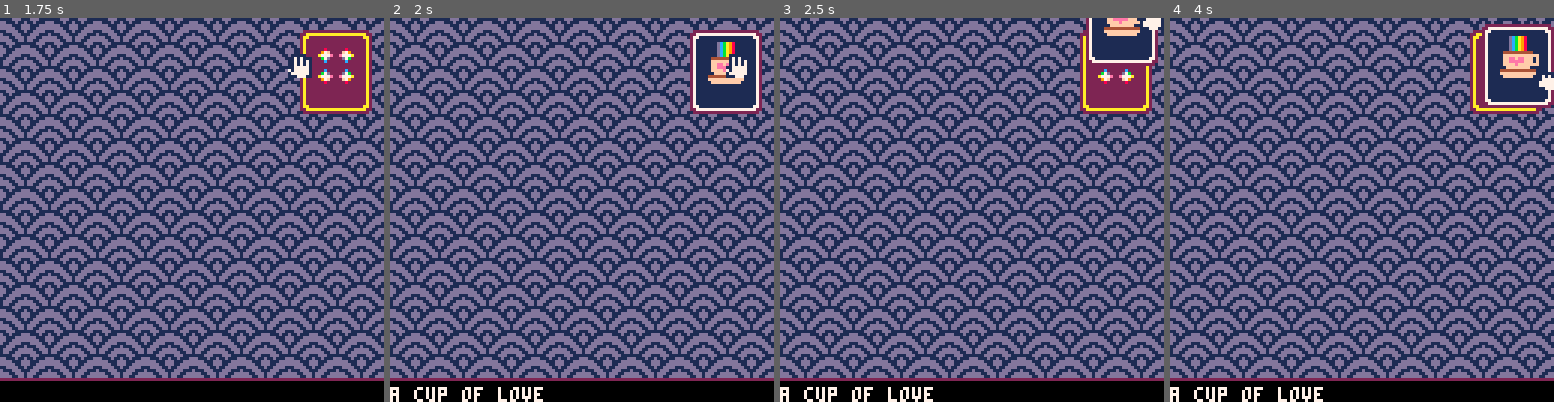
Above: before the commit, frames 1-4 (left to right).
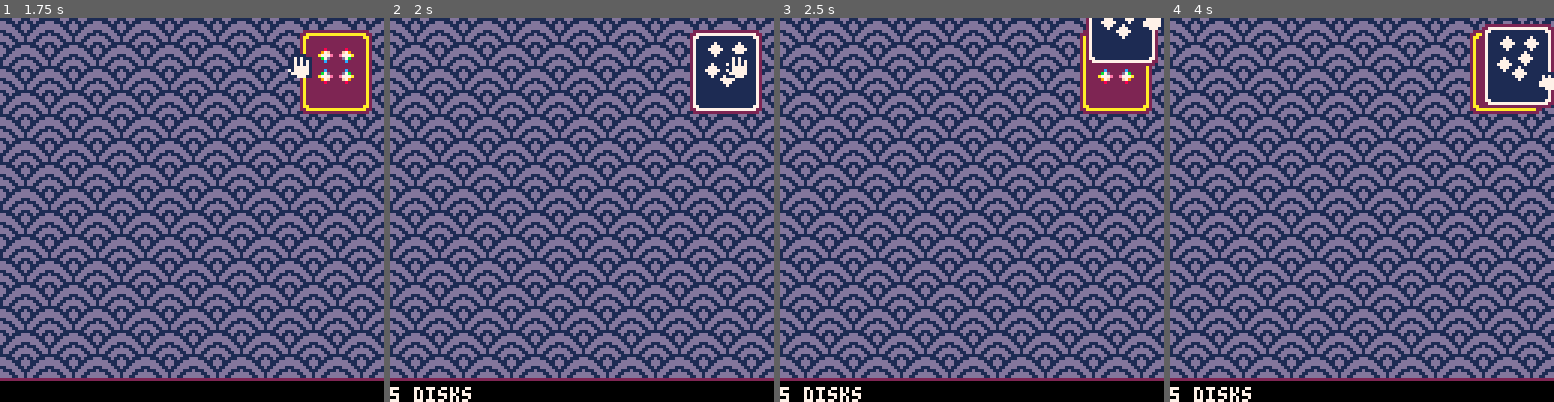
Above: after the commit, the same moments.

Repository: alxgnon/pico-8
Game: PICO-8 cartridge tarot.p8
Same seed, same stepped clock (60 frames per second), same inputs: the game is played once before the commit and once after it.
Inputs:
- Up to frame 1 (1.75 s): tap X (X key) at 0.33, 1.07 s; tap O (Z key) at 0.7, 1.7 s; hold Right from 1.6 s (still down)
- Up to frame 2 (2 s): keep holding Right; tap X (X key) at 1.85 s
- Up to frame 3 (2.5 s): release Right at 2.1 s; tap O (Z key) at 2.1 s; hold Up 2.15-2.42 s; hold Right from 2.47 s (still down)
- Up to frame 4 (4 s): tap O (Z key) every 0.4 s from 2.5 to 3.7 s; tap X (X key) at 2.97 s; release Right at 3.03 s; hold Left 3.08-3.58 s; hold Down 3.63-3.97 s

Frame 1 is identical in both runs. In frame 2, 1.2% of the frame differs, in the area x 0-93%, y 6-100%; in frame 3, 0.9%; in frame 4, 1.5%, in the area x 0-97%, y 4-100%.

Commit message:
tarot: the fool

Diff:
--- a/tarot.p8
+++ b/tarot.p8
@@ -2,6 +2,7 @@
 version 14
 __lua__
 defs={}
+defs[017]="the fool"
 defs[004]="a disk"
 defs[006]="2 disks"
 defs[008]="3 disks"
@@ -174,22 +175,22 @@
 00002277777777777777777777220000111111111111111111777771111111111111777111111111111177711117771111111111117111111177711171111711
 00002771111111111111111117720000111111117111111111177711111111111111171111111111111117111111711111111111177711111117111777111111
 00002711111111111111111111720000111111177711111111117111111111111111111111171111111111111111111111171111777771111111117777711111
-00002711111111111111111111720000111111777771111111111111117111111111111111777111111111111111111111777111177711111111111777111711
-00002711111111111111111111720000111111177711111111111111177711111111711117777711111171111111111117777711117111111171111171117771
-00002711111111111111111111720000111111117111111111111111777771111117771111777111111777111117111111777111711111111777111111177777
-00002711111555555511111111720000111111111111111111111111177711111177777111171111117777711177711111171117771111117777711171117771
-00002711111555555555111111720000111111111111111111111111117111111117771111111111111777111777771111111177777111111777111777111711
-00002711111555111555111111720000111111111111111111111111111111111111711111111111111171111177711111111117771111111171117777711111
-00002711111555111555111111720000111111111111111111111111111111111111111111111111111111111117111111111111711111111111111777111111
-00002711111555111555111111720000111111111111111111111111111111111111111111111111111111111111111111111111111111111111111171111111
-00002711111111111555111111720000333333333333333333333333333333333333333333333333333333333333333333333333333333333333333333333333
-00002711111111155555111111720000300000000000000330000000000000033000000000000003300000000000000330000000000000033000000000000003
-00002711111111155551111111720000300000000000000330000000000000033000000000000003300000000000000330000000000000033000000000000003
-00002711111111155511111111720000300000000000000330000000000000033000000000000003300000000000000330000000000000033000000000000003
-00002711111111155111111111720000300000000000000330000000000000033000000000000003300000000000000330000000000000033000000000000003
-00002711111111111111111111720000300000000000000330000000000000033000000000000003300000000000000330000000000000033000000000000003
-00002711111111155111111111720000300000000000000330000000000000033000000000000003300000000000000330000000000000033000000000000003
-00002711111111155111111111720000300000000000000330000000000000033000000000000003300000000000000330000000000000033000000000000003
+0000271111111aa5b491111111720000111111777771111111111111117111111111111111777111111111111111111111777111177711111111111777111711
+000027111113eedee2e8e11111720000111111177711111111111111177711111111711117777711111171111111111117777711117111111171111171117771
+0000271111e8aee666aaa41111720000111111117111111111111111777771111117771111777111111777111117111111777111711111111777111111177777
+0000271119e756644b7e799111720000111111111111111111111111177711111177777111171111117777711177711111171117771111117777711171117771
+000027111ccca1111118993111720000111111111111111111111111117111111117771111111111111777111777771111111177777111111777111777111711
+00002711ddbb11777711f96311720000111111111111111111111111111111111111711111111111111171111177711111111117771111111171117777711111
+0000271199dd11111711bd8c11720000111111111111111111111111111111111111111111111111111111111117111111111111711111111111111777111111
+0000271199a811177711284c11720000111111111111111111111111111111111111111111111111111111111111111111111111111111111111111171111111
+000027119c8e1117111144c311720000333333333333333333333333333333333333333333333333333333333333333333333333333333333333333333333333
+00002711ee7e1111111193c311720000300000000000000330000000000000033000000000000003300000000000000330000000000000033000000000000003
+00002711443411171111564411720000300000000000000330000000000000033000000000000003300000000000000330000000000000033000000000000003
+000027111444c1111112664111720000300000000000000330000000000000033000000000000003300000000000000330000000000000033000000000000003
+000027111aad47688332fd9111720000300000000000000330000000000000033000000000000003300000000000000330000000000000033000000000000003
+000027111166a27a7ec37c1111720000300000000000000330000000000000033000000000000003300000000000000330000000000000033000000000000003
+0000271111192722244f711111720000300000000000000330000000000000033000000000000003300000000000000330000000000000033000000000000003
+00002711111117995241111111720000300000000000000330000000000000033000000000000003300000000000000330000000000000033000000000000003
 00002711111111111111111111720000300000000000000330000000000000033000000000000003300000000000000330000000000000033000000000000003
 00002711111111111111111111720000300000000000000330000000000000033000000000000003300000000000000330000000000000033000000000000003
 00002711111111111111111111720000300000000000000330000000000000033000000000000003300000000000000330000000000000033000000000000003
